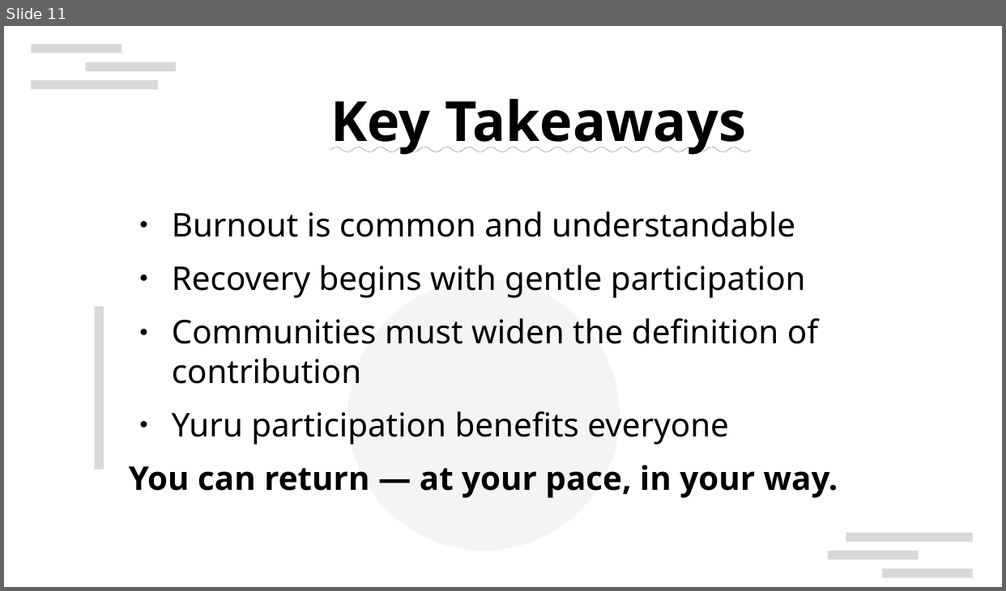
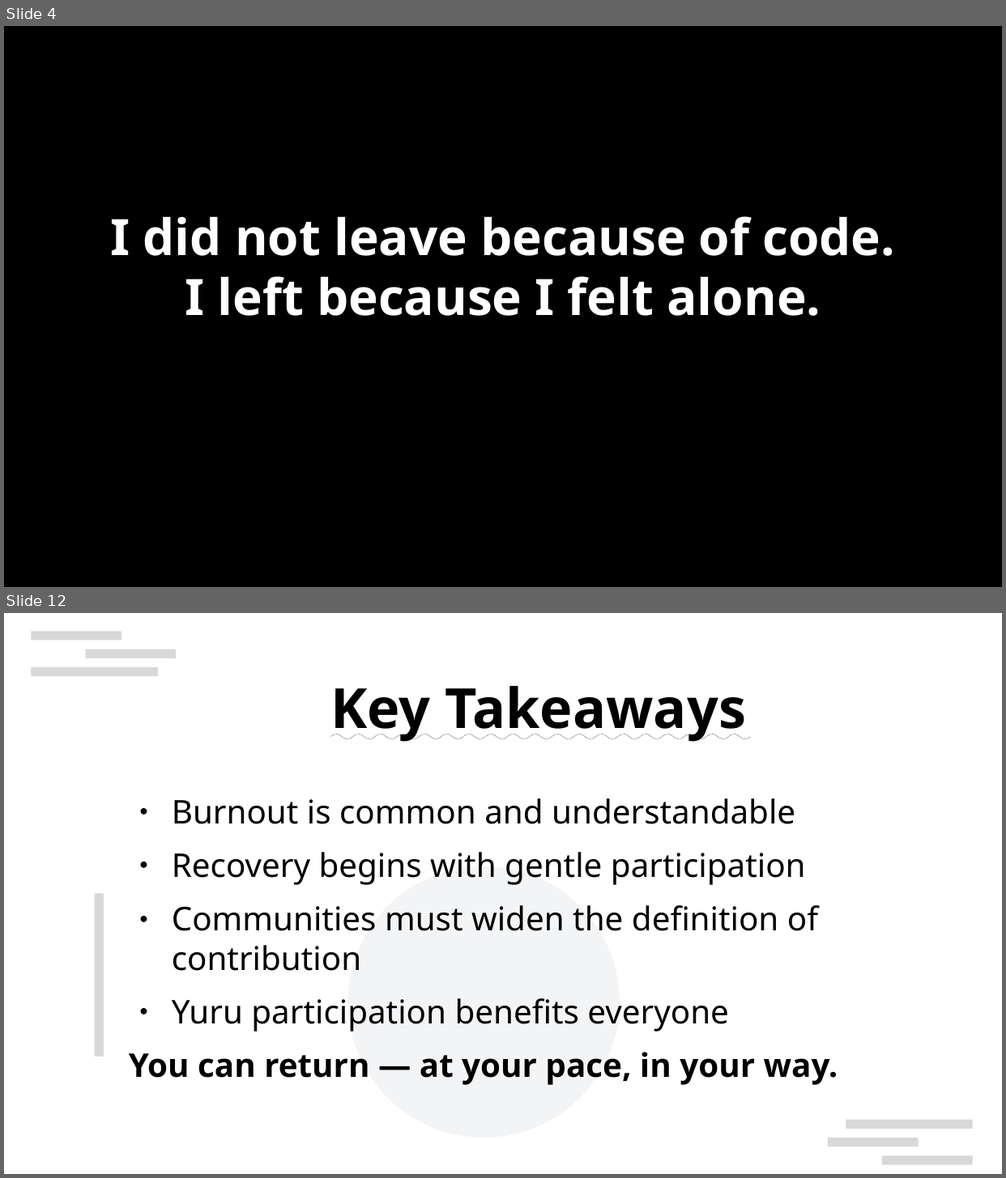
Before and after one commit to naruoga/presentations, a slide deck: FOSSASIA2026-yuru-participation.odp. Shown one above the other, each under a label of ours: slide 11 before the commit, slides 4 and 12 after it; the slides between them are not shown. The pictures are 1006x591 and 1006x1178 pixels, drawn with LibreOffice and Linux fonts; fonts in the diff are those of the drawing; background and template pictures are left out. Boxes give left, top, right and bottom in pixels: in the first picture for what was removed or moved away, otherwise in the second. Text is boxed around its words. In the diff, an @@ line names an element or a change of style, - is before the commit and + after.

```diff
--- a/FOSSASIA2026-yuru-participation.odp
+++ b/FOSSASIA2026-yuru-participation.odp
@@ slide 4 added at [4,26,1002,587], background #000000 @@
@@ subtitle added at [110,216,895,316], 40 pt, text #FFFFFF, bold @@
+I did not leave because of code.
+I left because I felt alone.
@@ what was slide 11 is now slide 12 @@
```
Also in this commit, not shown: 10 slides changed.
